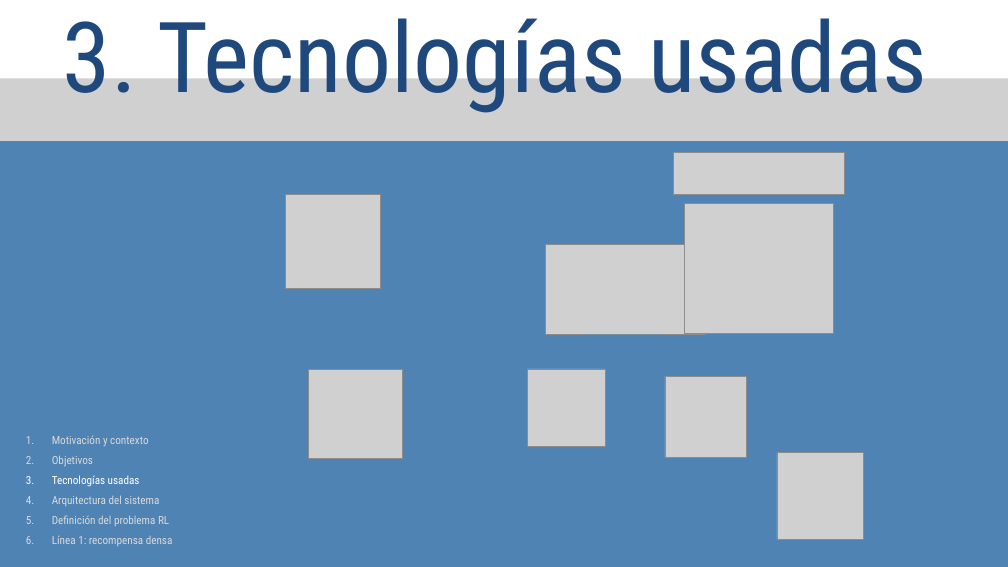
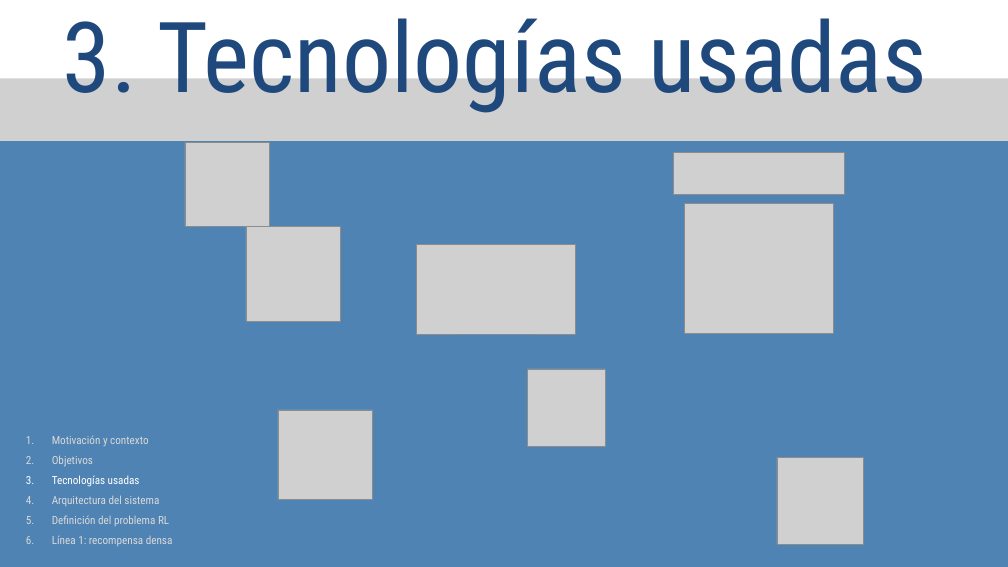
Before and after one commit to davidsolero/TFG-Coppelia-Reinforcement-Learning, a slide deck: slide 5 of redaccion/defensa/Presentación Trabajo Final Tesis Profesional Moderna Sencilla Azul .pptx. Drawn at 1008x567 pixels with LibreOffice and Linux fonts; fonts in the diff are those of the drawing; grey boxes stand for pictures. Boxes give left, top, right and bottom in pixels: in the first picture for what was removed or moved away, otherwise in the second. Text is boxed around its words. In the diff, an @@ line names an element or a change of style, - is before the commit and + after.

```diff
--- a/redaccion/defensa/Presentación Trabajo Final Tesis Profesional Moderna Sencilla Azul .pptx
+++ b/redaccion/defensa/Presentación Trabajo Final Tesis Profesional Moderna Sencilla Azul .pptx
@@ picture: place and size @@
-picture at [665, 376, 745, 457]
+picture at [185, 142, 269, 226]
@@ picture: place and size @@
-picture at [286, 194, 381, 289]
+picture at [246, 226, 341, 321]
@@ picture: place and size @@
-picture at [546, 244, 705, 334]
+picture at [416, 244, 575, 334]
@@ picture: place and size @@
-picture at [308, 369, 403, 459]
+picture at [278, 410, 373, 499]
@@ picture: place and size @@
-picture at [777, 453, 864, 539]
+picture at [777, 457, 864, 544]
```
Also in this commit, not shown: 7 other slides changed, 2 slides added.
